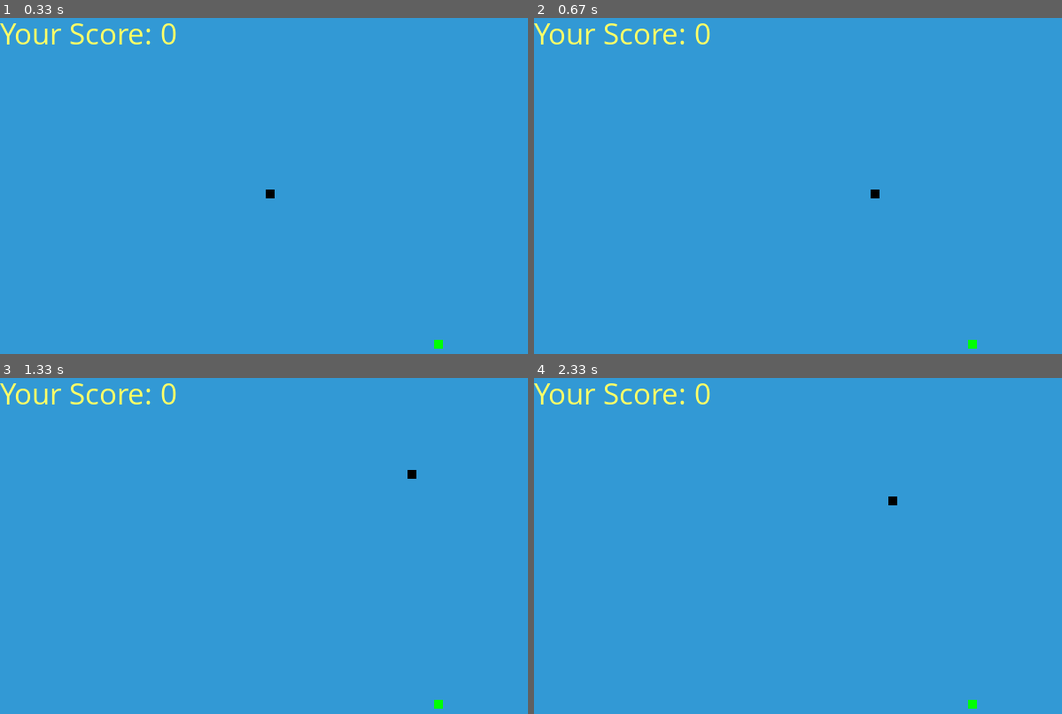
Above: before the commit, frames 1-4 (two rows, left to right).
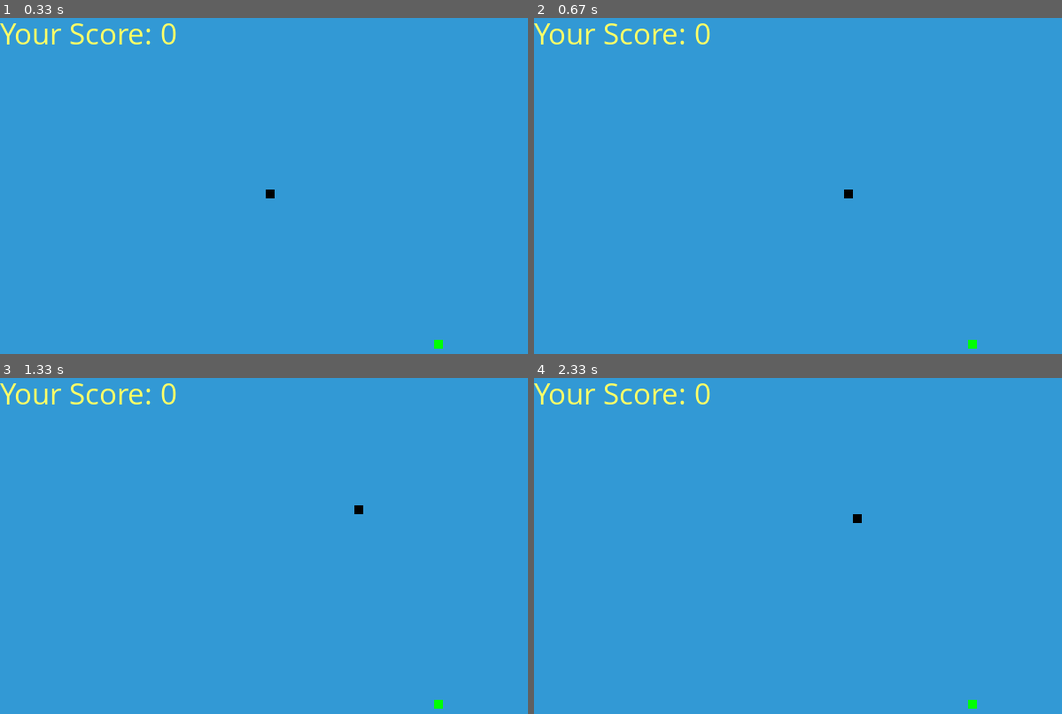
Above: after the commit, the same moments.

Repository: kykikimora/Python-Sandbox
Game: pygame game, started from simple_snake_game.py
The game is run twice, just before and just after one commit, with the same random seed, the same clock (stepped at 60 frames per second) and the same inputs.
Inputs:
- Up to frame 1 (0.33 s): no input
- Up to frame 2 (0.67 s): hold Right from 0.33 s (still down)
- Up to frame 3 (1.33 s): release Right at 0.8 s; hold Up 0.83-1.13 s; hold Right from 1.17 s (still down)
- Up to frame 4 (2.33 s): release Right at 1.63 s; hold Left 1.67-2.2 s; hold Down from 2.23 s (still down)

Frame 1 is identical in both runs. In frame 2, less than 0.1% of the frame differs, in the area x 58-66%, y 51-54%; in frame 3, less than 0.1%; in frame 4, less than 0.1%.

Commit message:
updated sandbox files

Diff:
--- /dev/null
+++ b/Practice code-WIP/caeser_cipherWIP.py
@@ -0,0 +1,11 @@
+#caeser cipher assignment
+sentence = input("Please enter a sentence: ")
+
+#This is a 'helper' variable, i think
+#Maybe I can do this more concisely with list comprehension
+result = ""
+
+for char in sentence:
+
+
+print(result)
--- /dev/null
+++ b/import pygame1.py
@@ -0,0 +1,38 @@
+import pygame
+from pygame.locals import *
+
+class App:
+    def __init__(self):
+        self._running = True
+        self._display_surf = None
+        self.size = self.weight, self.height = 640, 400
+
+    def on_init(self):
+        pygame.init()
+        self._display_surf = pygame.display.set_mode(self.size, pygame.HWSURFACE | pygame.DOUBLEBUF)
+        self._running = True
+
+    def on_event(self, event):
+        if event.type == pygame.QUIT:
+            self._running = False
+    def on_loop(self):
+        pass
+    def on_render(self):
+        pass
+    def on_cleanup(self):
+        pygame.quit()
+
+    def on_execute(self):
+        if self.on_init() == False:
+            self._running = False
+
+        while( self._running ):
+            for event in pygame.event.get():
+                self.on_event(event)
+            self.on_loop()
+            self.on_render()
+        self.on_cleanup()
+
+if __name__ == "__main__" :
+    theApp = App()
+    theApp.on_execute()
--- a/import pygame.py
+++ b/simple_snake_game.py
@@ -19,7 +19,7 @@
 clock = pygame.time.Clock()
 
 snake_block = 10
-snake_speed = 25
+snake_speed = 15
 
 font_style = pygame.font.SysFont("bahnschrift", 25)
 score_font = pygame.font.SysFont("comicsansms", 35)
Not shown, added: Practice code-WIP/testing_small_bits.ipynb
